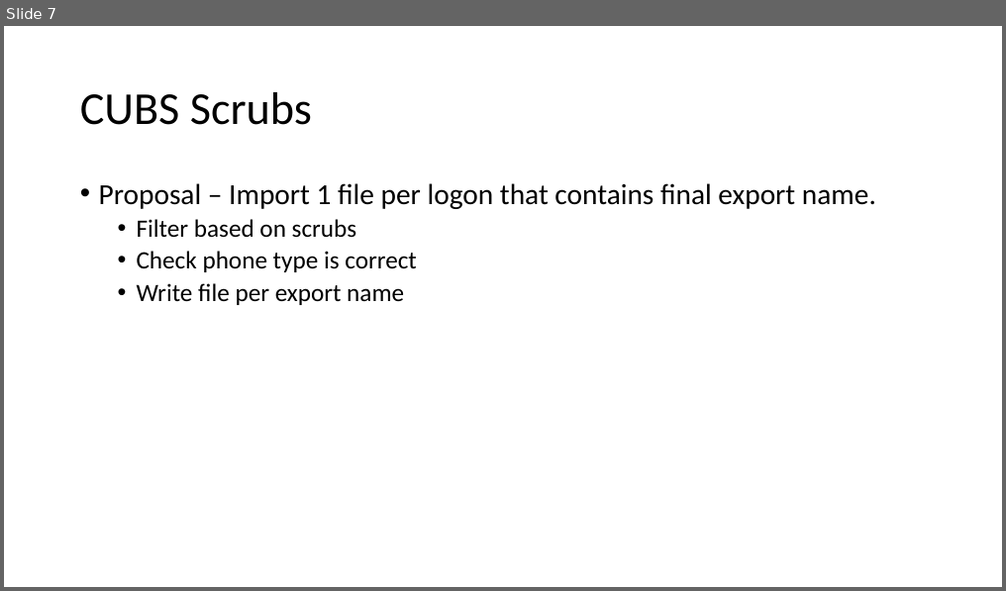
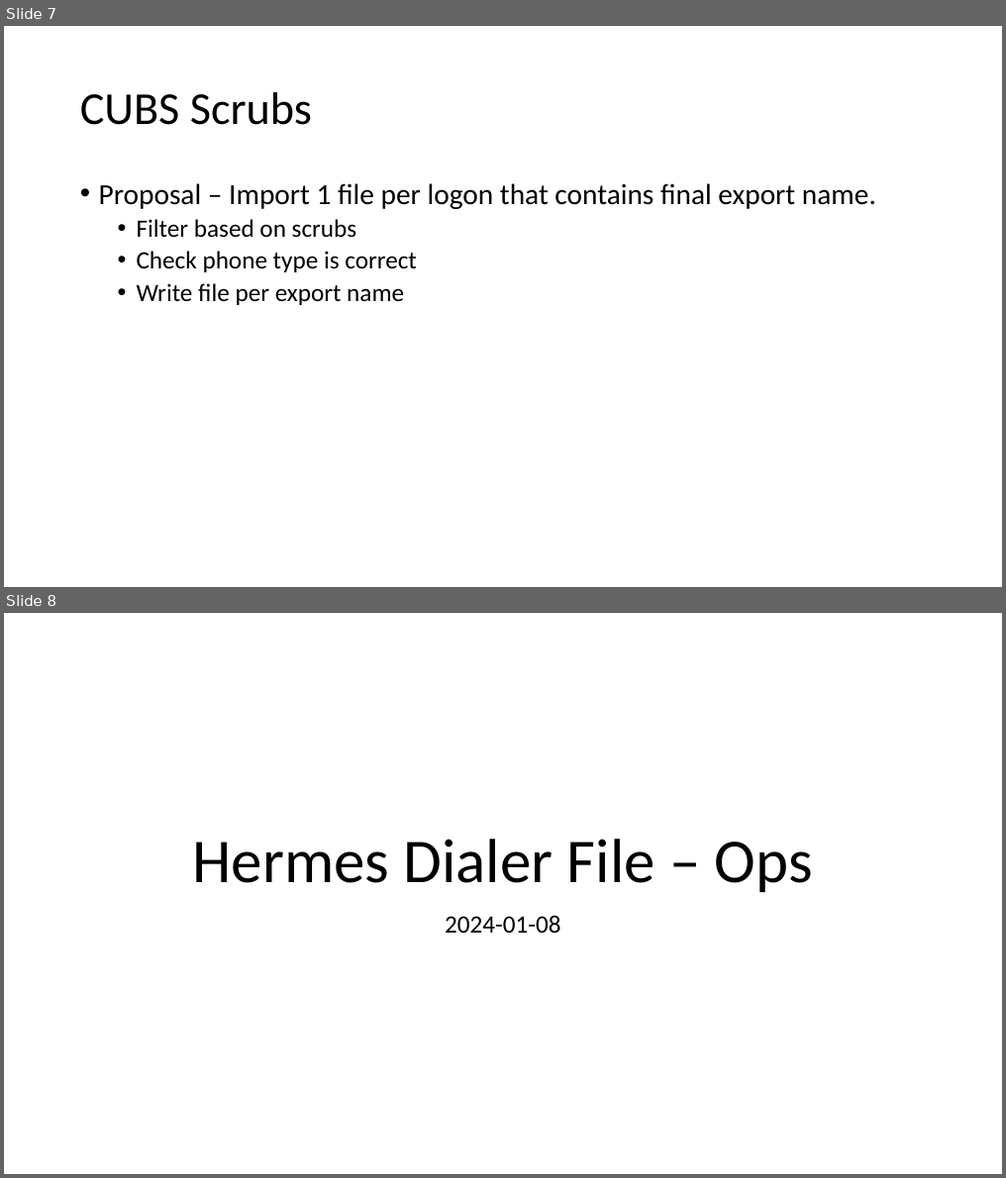
Before and after one commit to jasonchang2018/hh_hermes, a slide deck: doc/dialer-file.pptx. Shown one above the other, each under a label of ours: slide 7 before the commit, slides 7 and 8 after it. The pictures are 1006x591 and 1006x1178 pixels, drawn with LibreOffice and Linux fonts; fonts in the diff are those of the drawing. Boxes give left, top, right and bottom in pixels: in the first picture for what was removed or moved away, otherwise in the second. Text is boxed around its words. In the diff, an @@ line names an element or a change of style, - is before the commit and + after.

```diff
--- a/doc/dialer-file.pptx
+++ b/doc/dialer-file.pptx
@@ slide 8 added at [4,613,1002,1174], background #FFFFFF @@
@@ title added at [193,839,813,892], 60 pt, text #000000 @@
+Hermes Dialer File – Ops
@@ subtitle added at [445,915,560,934], 24 pt, text #000000 @@
+2024-01-08
```
Also in this commit, not shown: 3 other slides added.
